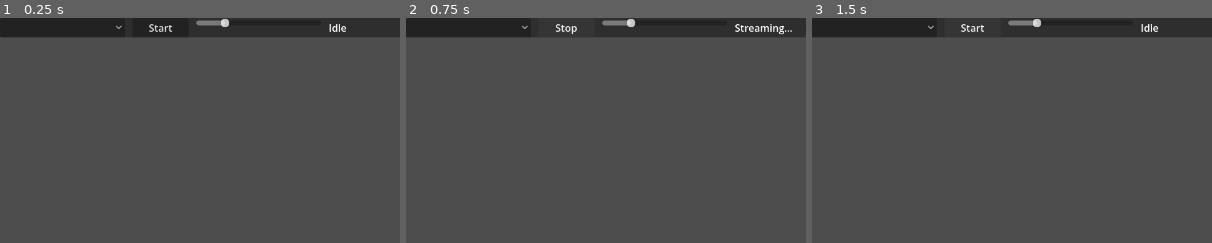
Above: before the commit, frames 1-3 (left to right).
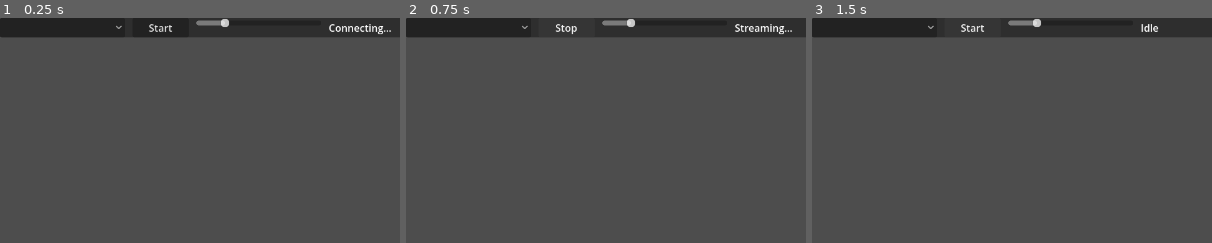
Above: after the commit, the same moments.

Repository: zhuh2664-coder/SatelliteSimJulia
Game: Godot game, scene res://scenes/main.tscn
The game is run twice, just before and just after one commit, with the same random seed, the same clock (stepped at 60 frames per second) and the same inputs.
Inputs:
- Up to frame 1 (0.25 s): no input
- Up to frame 2 (0.75 s): click "Start" at 0.5 s
- Up to frame 3 (1.5 s): click "Stop" at 1.25 s
The pictures show only the part of the screen within x 0-50%, y 0-50%; the shares and areas given below are measured in that part.

The runs differ from the first frame. In frame 1, 0.3% of the frame differs, in the area x 82-98%, y 2-8%; in frame 2, nothing differs; in frame 3, nothing differs.
Error before the commit: Parse Error: Identifier "WebSocketClient" not declared in the current scope. (res://scripts/ws_client.gd:79)

Commit message:
feat(godot): M1 — Godot 4 sandbox project skeleton
- project.godot with WsClient autoload + main scene
- scripts/ws_client.gd: manual RFC 6455 WebSocket client
  (Godot 4.3 stable this binary lacks WebSocketClient class;
  implemented over StreamPeerTCP: handshake + frame parse/build)
- scripts/sandbox_world.gd: 3D earth + satellite spheres + ISL lines
- scripts/sandbox_ui.gd: code-generated UI panel (dropdown/button/slider/HUD)
- scripts/game_bootstrap.gd: main controller (WS routing + playback)
- scenes/main.tscn: Camera3D + DirectionalLight3D + scene nodes
- icon.svg, README.md, .gitignore

Verification:
- scripts/compile clean (--check-only)
- headless test: connect to Julia server, receive
  list_constellations_response with 14 names

Co-exists with:
- src/server/ (Julia backend, unchanged)
- unity-scripts/ (deprecated, kept for reference)
- scripts/desktop_sandbox.jl (pure Julia GLMakie fallback)

Diff:
--- a/godot-sandbox/scripts/ws_client.gd
+++ b/godot-sandbox/scripts/ws_client.gd
@@ -1,51 +1,60 @@
 extends Node
-# 注：autoload 名 "WsClient" 与 class_name 会冲突，所以不加 class_name
-# 全局通过 /root/WsClient 访问
 # ============================================================
-# WsClient.gd — WebSocketPeer 封装（Godot 4 内置）
+# ws_client.gd — WebSocket 客户端（手动实现 RFC 6455）
 # ============================================================
 #
-# 单例 Autoload，挂在 /root/WsClient。
+# 原因：Godot 4.3 stable 这个 binary 不含 WebSocketClient 类
+# （只有基类 WebSocketPeer），所以用 StreamPeerTCP 手动实现
+# WS 握手 + frame 解析。客户端发出去的 frame 必须 mask。
+#
 # 用法：
 #   WsClient.connect_to("ws://127.0.0.1:8080")
 #   WsClient.connected.connect(_on_open)
-#   WsClient.message_received.connect(_on_msg)
+#   WsClient.message_received.connect(_on_msg)  # utf-8 文本
 #   WsClient.closed.connect(_on_close)
 #   WsClient.send_text('{"type":"list_constellations"}')
-#
-# Godot 4 WebSocketPeer 是同步轮询模型，必须在 _process 里调 poll()。
+#   WsClient.close()
 # ============================================================
 
 signal connected
 signal message_received(json_text: String)
 signal closed
 
-var _peer: WebSocketPeer
+enum State { DISCONNECTED, CONNECTING, OPEN, CLOSING }
+
+const WS_GUID := "258EAFA5-E914-47DA-95CA-C5AB0DC85B11"
+
+var _tcp: StreamPeerTCP
+var _state: int = State.DISCONNECTED
+var _host: String = ""
+var _port: int = 0
+var _path: String = "/"
+var _inbox: PackedByteArray = PackedByteArray()
+var _handshake_buf: PackedByteArray = PackedByteArray()
 var _was_connected: bool = false
 
 func _process(_delta: float) -> void:
-	if _peer == null:
-		return
-	_peer.poll()
-	var state = _peer.get_ready_state()
-	match state:
-		WebSocketPeer.STATE_OPEN:
-			if not _was_connected:
-				_was_connected = true
-				connected.emit()
-			while _peer.get_available_packet_count() > 0:
-				var pkt = _peer.get_packet()
-				message_received.emit(pkt.get_string_from_utf8())
-		WebSocketPeer.STATE_CLOSING:
-			_peer.close()
-		WebSocketPeer.STATE_CLOSED:
-			_peer = null
-			if _was_connected:
-				_was_connected = false
-				closed.emit()
+	if _tcp == null:
+		return
+	match _state:
+		State.CONNECTING:
+			_tcp.poll()
+			var s = _tcp.get_status()
+			if s == StreamPeerTCP.STATUS_CONNECTED:
+				_send_handshake()
+				_state = State.OPEN
+			elif s == StreamPeerTCP.STATUS_ERROR:
+				_fail()
+		State.OPEN:
+			_tcp.poll()
+			_drain()
+		State.CLOSING:
+			_tcp.poll()
+			# 等服务端回应 close；这里简化直接关
+			_fail()
 
 func connect_to(uri: String) -> Error:
-	if _peer != null:
+	if _state != State.DISCONNECTED:
 		return ERR_BUSY
 	# 解析 ws://host:port/path
 	var scheme := ""
@@ -54,43 +63,197 @@
 		scheme = "ws"
 		rest = uri.substr(5)
 	elif uri.begins_with("wss://"):
-		scheme = "wss"
-		rest = uri.substr(6)
+		push_error("wss:// not supported in this minimal client")
+		return ERR_UNAVAILABLE
 	else:
 		return FAILED
 	var path_idx = rest.find("/")
 	var hostport: String
 	if path_idx >= 0:
 		hostport = rest.substr(0, path_idx)
+		_path = rest.substr(path_idx)
 	else:
 		hostport = rest
+		_path = "/"
 	var colon = hostport.find(":")
-	var host: String
-	var port: int
 	if colon >= 0:
-		host = hostport.substr(0, colon)
-		port = int(hostport.substr(colon + 1))
-	else:
-		host = hostport
-		port = 80
-		if scheme == "wss":
-			port = 443
-
-	_peer = WebSocketClient.new()
-	var err = _peer.connect_to_url(uri)
+		_host = hostport.substr(0, colon)
+		_port = int(hostport.substr(colon + 1))
+	else:
+		_host = hostport
+		_port = 80
+
+	_tcp = StreamPeerTCP.new()
+	var err = _tcp.connect_to_host(_host, _port)
 	if err != OK:
-		_peer = null
-	return err
+		_tcp = null
+		return err
+	_state = State.CONNECTING
+	_inbox = PackedByteArray()
+	_handshake_buf = PackedByteArray()
+	return OK
 
 func send_text(text: String) -> Error:
-	if _peer == null or _peer.get_ready_state() != WebSocketPeer.STATE_OPEN:
-		push_warning("WsClient: send while not connected")
+	if _state != State.OPEN:
+		push_warning("WsClient: send while not open")
 		return ERR_UNAVAILABLE
-	return _peer.put_packet(text.to_utf8_buffer())
+	var payload = text.to_utf8_buffer()
+	var frame = _build_frame(0x1, payload)  # 0x1 = text
+	_tcp.put_data(frame)
+	return OK
 
 func close() -> void:
-	if _peer != null:
-		_peer.close()
+	if _state == State.DISCONNECTED:
+		return
+	_state = State.CLOSING
 
 func is_open() -> bool:
-	return _peer != null and _peer.get_ready_state() == WebSocketPeer.STATE_OPEN
+	return _state == State.OPEN
+
+# ── 握手 ──────────────────────────────────────────────────
+
+func _send_handshake() -> void:
+	# 生成 16 字节随机 key
+	var key_bytes = PackedByteArray()
+	key_bytes.resize(16)
+	for i in 16:
+		key_bytes[i] = randi() % 256
+	var key_b64 = Marshalls.raw_to_base64(key_bytes)
+	var req = "GET %s HTTP/1.1\r\nHost: %s:%d\r\nUpgrade: websocket\r\nConnection: Upgrade\r\nSec-WebSocket-Key: %s\r\nSec-WebSocket-Version: 13\r\n\r\n" % [_path, _host, _port, key_b64]
+	_tcp.put_data(req.to_utf8_buffer())
+
+func _drain() -> void:
+	var avail = _tcp.get_available_bytes()
+	if avail <= 0:
+		return
+	var chunk = _tcp.get_data(avail)
+	if chunk[0] != OK:
+		return
+	var bytes: PackedByteArray = chunk[1]
+	if _state == State.OPEN and _was_connected == false:
+		# 仍可能在收握手响应（OPEN 表示已发出 handshake，未必收完 101）
+		_handshake_buf.append_array(bytes)
+		var end = _find_subseq(_handshake_buf, "\r\n\r\n".to_utf8_buffer())
+		if end < 0:
+			return
+		var head = _handshake_buf.slice(0, end)
+		var head_str = head.get_string_from_utf8()
+		if head_str.begins_with("HTTP/1.1 101"):
+			_was_connected = true
+			connected.emit()
+			# 把剩余字节（handshake 后跟着的 frame）推入 inbox
+			var rest = _handshake_buf.slice(end + 4)
+			if rest.size() > 0:
+				_inbox.append_array(rest)
+		else:
+			push_error("WS handshake failed: " + head_str.substr(0, 80))
+			_fail()
+			return
+	elif _was_connected:
+		_inbox.append_array(bytes)
+
+	# 解析 inbox 中的 WS frames
+	while true:
+		var parsed = _try_parse_frame()
+		if parsed.is_empty():
+			break
+		# opcode 0x1 = text, 0x2 = binary
+		if parsed.opcode == 0x1:
+			message_received.emit(parsed.payload.get_string_from_utf8())
+		elif parsed.opcode == 0x8:
+			# close
+			_state = State.CLOSING
+			_fail()
+			return
+		# 其它 opcode 暂忽略
+
+# ── Frame 解析（服务端 → 客户端，unmasked） ──────────────
+
+func _try_parse_frame() -> Dictionary:
+	# 最小 header 2 字节
+	if _inbox.size() < 2:
+		return {}
+	var b1 = _inbox[0]
+	var b2 = _inbox[1]
+	var fin = (b1 & 0x80) != 0
+	var opcode = b1 & 0x0F
+	var masked = (b2 & 0x80) != 0
+	var len7 = b2 & 0x7F
+	var offset = 2
+	var payload_len: int
+	if len7 < 126:
+		payload_len = len7
+	elif len7 == 126:
+		if _inbox.size() < offset + 2:
+			return {}
+		payload_len = (_inbox[offset] << 8) | _inbox[offset + 1]
+		offset += 2
+	else:  # 127
+		if _inbox.size() < offset + 8:
+			return {}
+		payload_len = 0
+		for i in 8:
+			payload_len = (payload_len << 8) | _inbox[offset + i]
+		offset += 8
+	if masked:
+		if _inbox.size() < offset + 4:
+			return {}
+		offset += 4
+	if _inbox.size() < offset + payload_len:
+		return {}
+	var payload = _inbox.slice(offset, offset + payload_len)
+	_inbox = _inbox.slice(offset + payload_len)
+	fin  # unused but referenced
+	return {"opcode": opcode, "payload": payload}
+
+# ── Frame 构造（客户端 → 服务端，必须 mask） ──────────────
+
+func _build_frame(opcode: int, payload: PackedByteArray) -> PackedByteArray:
+	var mask_key = PackedByteArray()
+	mask_key.resize(4)
+	for i in 4:
+		mask_key[i] = randi() % 256
+	var n = payload.size()
+	var header = PackedByteArray()
+	header.append(0x80 | (opcode & 0x0F))  # FIN=1
+	if n < 126:
+		header.append(0x80 | n)            # MASK=1
+	elif n <= 0xFFFF:
+		header.append(0x80 | 126)
+		header.append((n >> 8) & 0xFF)
+		header.append(n & 0xFF)
+	else:
+		header.append(0x80 | 127)
+		for i in range(7, -1, -1):
+			header.append((n >> (i * 8)) & 0xFF)
+	# mask payload
+	var masked = PackedByteArray()
+	masked.resize(n)
+	for i in n:
+		masked[i] = payload[i] ^ mask_key[i % 4]
+	return header + mask_key + masked
+
+# ── 关闭 ──────────────────────────────────────────────────
+
+func _fail() -> void:
+	_tcp = null
+	_state = State.DISCONNECTED
+	if _was_connected:
+		_was_connected = false
+		closed.emit()
+
+# 在 haystack 中找 needle 子序列，返回起始下标，未找到 -1
+func _find_subseq(haystack: PackedByteArray, needle: PackedByteArray) -> int:
+	if needle.size() == 0:
+		return 0
+	var h = haystack.size()
+	var n = needle.size()
+	for i in (h - n + 1):
+		var found = true
+		for j in n:
+			if haystack[i + j] != needle[j]:
+				found = false
+				break
+		if found:
+			return i
+	return -1
